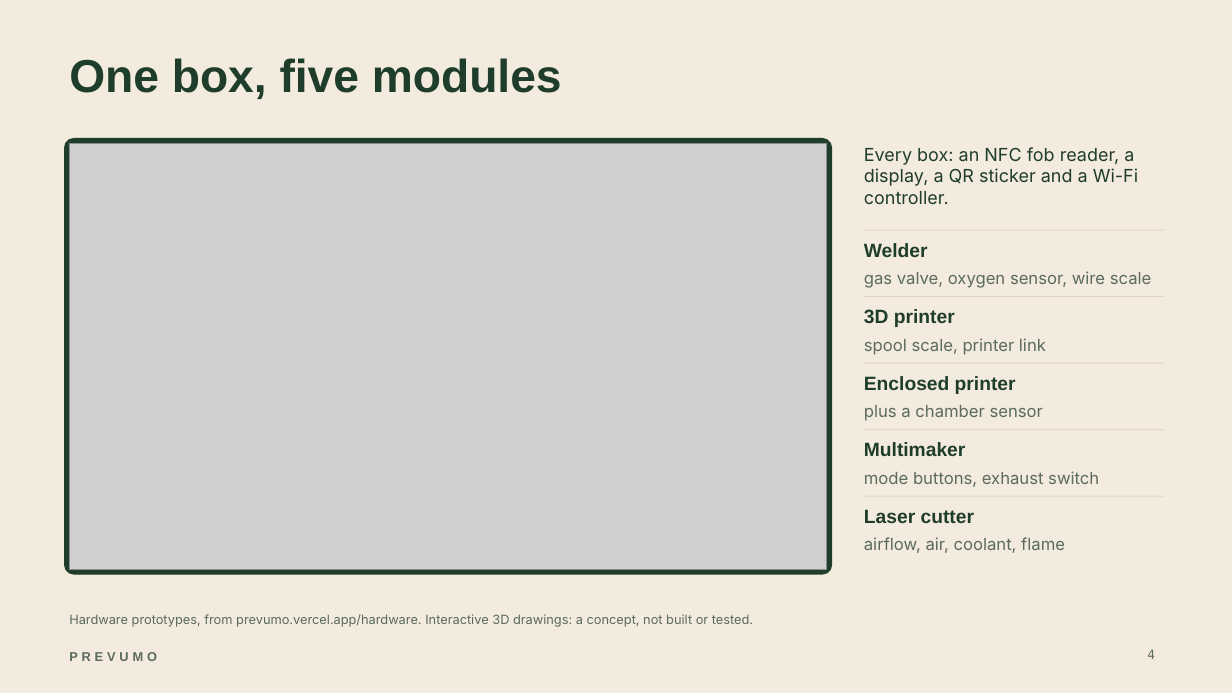
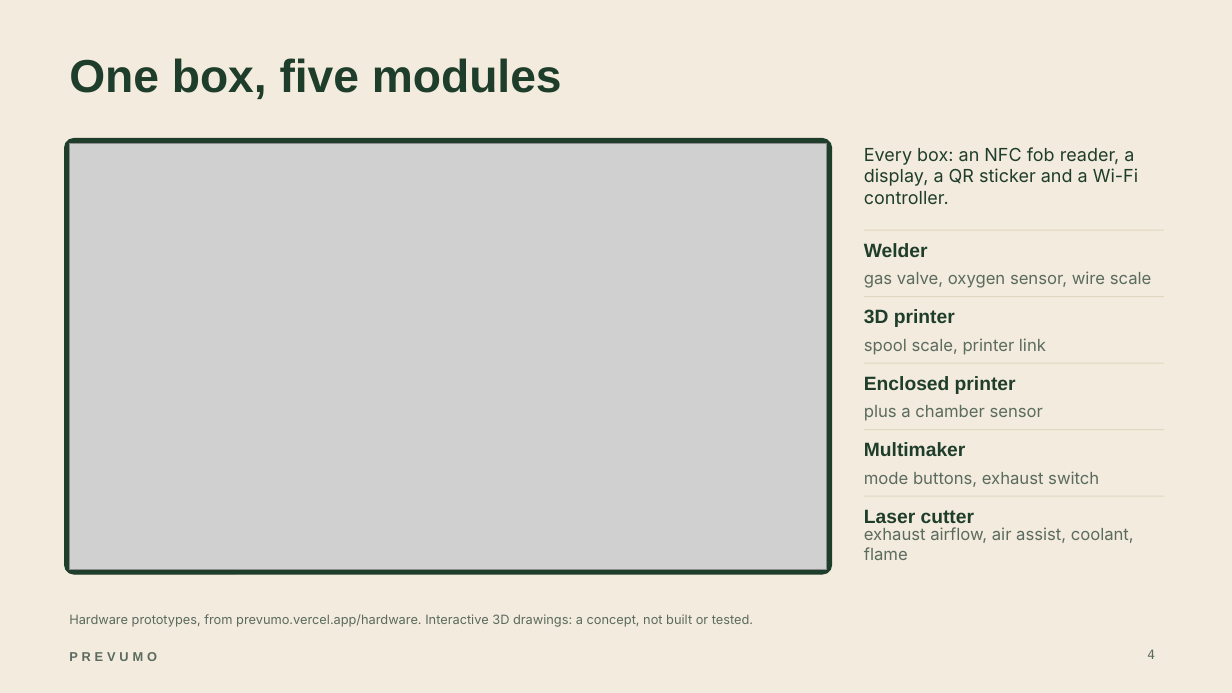
Before and after one commit to WAHB22/wahbs-world, a slide deck: slide 4 of prevumo/deliverables/final/PREVUMO-final.pptx. Drawn at 1232x693 pixels with LibreOffice and Linux fonts; fonts in the diff are those of the drawing; grey boxes stand for pictures. Boxes give left, top, right and bottom in pixels: in the first picture for what was removed or moved away, otherwise in the second. Text is boxed around its words. In the diff, an @@ line names an element or a change of style, - is before the commit and + after.

```diff
--- a/prevumo/deliverables/final/PREVUMO-final.pptx
+++ b/prevumo/deliverables/final/PREVUMO-final.pptx
@@ text at box(864, 527, 1134, 560): text changed @@
-airflow, air, coolant, flame
+exhaust airflow, air assist, coolant, flame
```
Also in this commit, not shown: 9 other slides changed, 17 other files.
